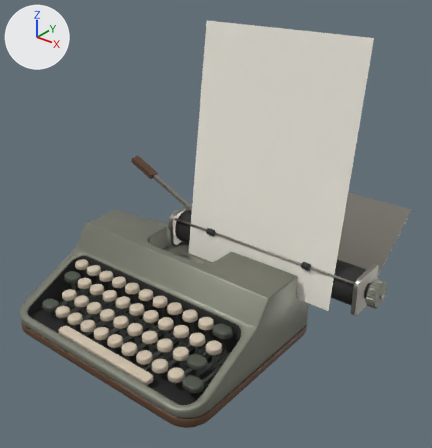
Renders of the Blender file tools/blender/typewriter.blend from each side of a commit.
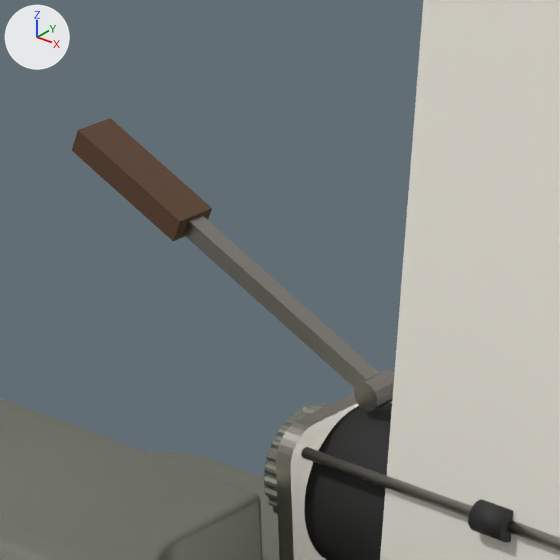
There are two pictures of each version: one whole from a camera (50 mm lens) standing at (0.446, -0.487, 0.45) and looking at (0.055, 0.002, 0.147), one close up on the part from 27% to 52% of the width and 30% to 53% of the height. The axes (+X, +Y, +Z) are drawn at upper left. The lights are the same throughout. The older version's two pictures come first.

In view in the first close-up: 'Body', 'Knob_L', 'Lever', 'Paper', 'PaperHolder', 'Platen'.
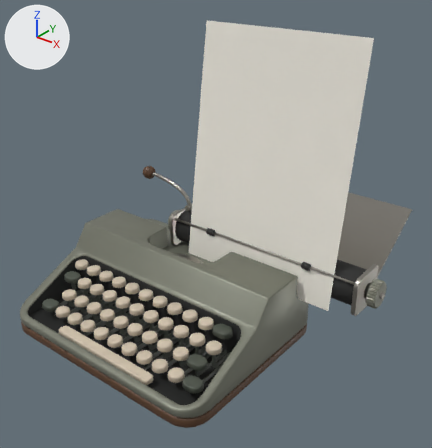
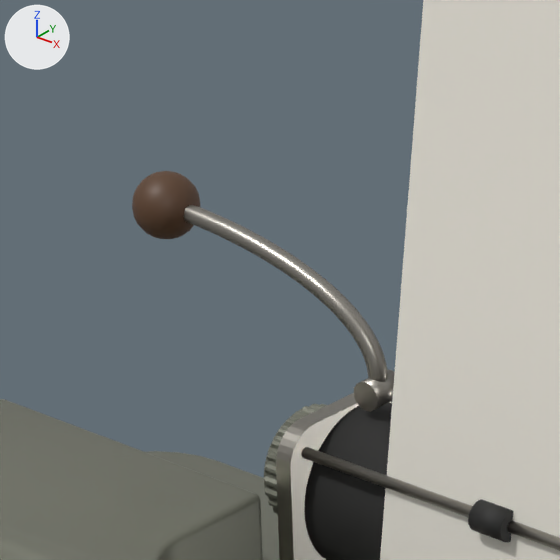
Changed parts and their boxes (x1, y1, x2, y2) in the close-ups (560 x 560 px):
'Lever', reshaped (19% narrower, 18% shorter)
    before: (72, 118, 395, 411)
    after: (132, 171, 395, 412)
part 1 of me_lever, added
    after: (354, 369, 395, 412)
part 2 of me_lever, added (brown)
    after: (132, 171, 200, 239)
part 3 of me_lever, rebuilt
    before: (184, 215, 379, 387)
    after: (183, 205, 388, 382)
part 4 of me_lever, deleted (brown)
    before: (72, 118, 212, 241)
part 5 of me_lever, deleted
    before: (354, 370, 395, 411)

The edits, one by one:
me_lever is used by ob_lever; parent ob_carriage; location (-0.04, 0.045, 0.153).
me_lever had 40 vertices, 26 faces and spanned x -0.1012..0.004, y -0.006..0.006, z -0.004..0.0497.
me_lever now has 646 vertices, 644 faces and spans x -0.0818..0.004, y -0.009..0.009, z -0.004..0.0418.
me_lever part 1: a new loose piece, a 16-sided cylinder along y spanning x -0.004..0.004, y -0.005..0.005, z -0.004..0.004, in mat_mat_metal (grey #a8a49c).
me_lever part 2: a new loose piece, a UV sphere (20 segments, 12 rings, poles along z) spanning x -0.0818..-0.0638, y -0.009..0.009, z 0.0238..0.0418, in mat_mat_wood (brown #5b3f2a).
me_lever part 3: the loose piece of 8 vertices spanning x -0.1008..0.0038, y -0.0025..0.0025, z -0.0035..0.0488 is rebuilt with 392 vertices and now spans x -0.0728..0.0025, y -0.0025..0.0025, z 0.0029..0.0353.
me_lever part 4: the loose piece of 8 vertices spanning x -0.1012..-0.062, y -0.006..0.006, z 0.0264..0.0497 is deleted.
Part 5, on me_lever:
24 vertices are removed from x -0.004..0.004, y -0.005..0.005, z -0.004..0.004.
14 faces are deleted.
me_lever part 6: the surface is now shaded smooth.
